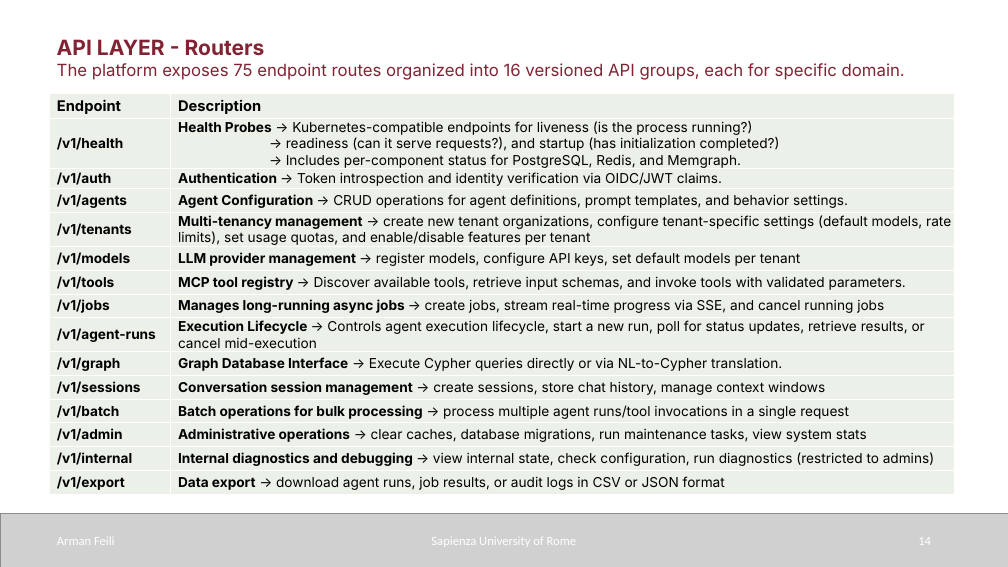
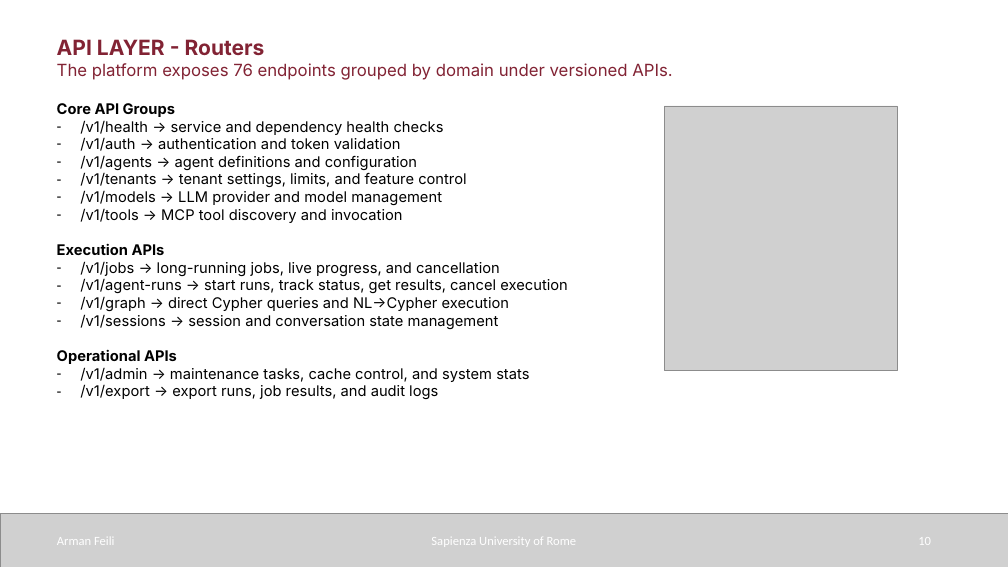
Before and after one commit to armanfeili/sapienza-msc-thesis-cineca-agentic-platform, a slide deck: slide 10 of thesis/sapthesis/Presentation/Presentation.pptx (slide 14 before the commit). Drawn at 1008x567 pixels with LibreOffice and Linux fonts; fonts in the diff are those of the drawing; grey boxes stand for pictures. Boxes give left, top, right and bottom in pixels: in the first picture for what was removed or moved away, otherwise in the second. Text is boxed around its words. In the diff, an @@ line names an element or a change of style, - is before the commit and + after.

```diff
--- a/thesis/sapthesis/Presentation/Presentation.pptx
+++ b/thesis/sapthesis/Presentation/Presentation.pptx
@@ text at [57, 63, 672, 80]: text changed @@
-The platform exposes 75 endpoint routes organized into 16 versioned API groups, each for specific domain.
+The platform exposes 76 endpoints grouped by domain under versioned APIs.
@@ table removed at [49, 93, 954, 494], 15 rows, 2 columns @@
-Endpoint | Description
-/v1/health | Health Probes → Kubernetes-compatible endpoints for liveness (is the process running?) / → readiness (can it serve requests?), and startup (has initialization completed?) / → Includes per-component status for PostgreSQL, Redis, and Memgraph.
-/v1/auth | Authentication → Token introspection and identity verification via OIDC/JWT claims.
-/v1/agents | Agent Configuration → CRUD operations for agent definitions, prompt templates, and behavior settings.
-/v1/tenants | Multi-tenancy management → create new tenant organizations, configure tenant-specific settings (default models, rate limits), set usage quotas, and enable/disable features per tenant
-/v1/models | LLM provider management → register models, configure API keys, set default models per tenant
-/v1/tools | MCP tool registry → Discover available tools, retrieve input schemas, and invoke tools with validated parameters.
-/v1/jobs | Manages long-running async jobs → create jobs, stream real-time progress via SSE, and cancel running jobs
-/v1/agent-runs | Execution Lifecycle → Controls agent execution lifecycle, start a new run, poll for status updates, retrieve results, or cancel mid-execution
-/v1/graph | Graph Database Interface → Execute Cypher queries directly or via NL-to-Cypher translation.
-/v1/sessions | Conversation session management → create sessions, store chat history, manage context windows
-/v1/batch | Batch operations for bulk processing → process multiple agent runs/tool invocations in a single request
-/v1/admin | Administrative operations → clear caches, database migrations, run maintenance tasks, view system stats
-/v1/internal | Internal diagnostics and debugging → view internal state, check configuration, run diagnostics (restricted to admins)
-/v1/export | Data export → download agent runs, job results, or audit logs in CSV or JSON format
@@ text added at [57, 103, 568, 399], 14 pt, text #000000 @@
+Core API Groups
+– /v1/health → service and dependency health checks
+– /v1/auth → authentication and token validation
+– /v1/agents → agent definitions and configuration
+– /v1/tenants → tenant settings, limits, and feature control
+– /v1/models → LLM provider and model management
+– /v1/tools → MCP tool discovery and invocation
+Execution APIs
+– /v1/jobs → long-running jobs, live progress, and cancellation
+– /v1/agent-runs → start runs, track status, get results, cancel execution
+– /v1/graph → direct Cypher queries and NL→Cypher execution
+– /v1/sessions → session and conversation state management
+Operational APIs
+– /v1/admin → maintenance tasks, cache control, and system stats
+– /v1/export → export runs, job results, and audit logs
@@ picture added at [665, 106, 898, 371] @@
```
Also in this commit, not shown: 12 other slides changed, 11 slides added, 30 slides removed, 16 other files.
